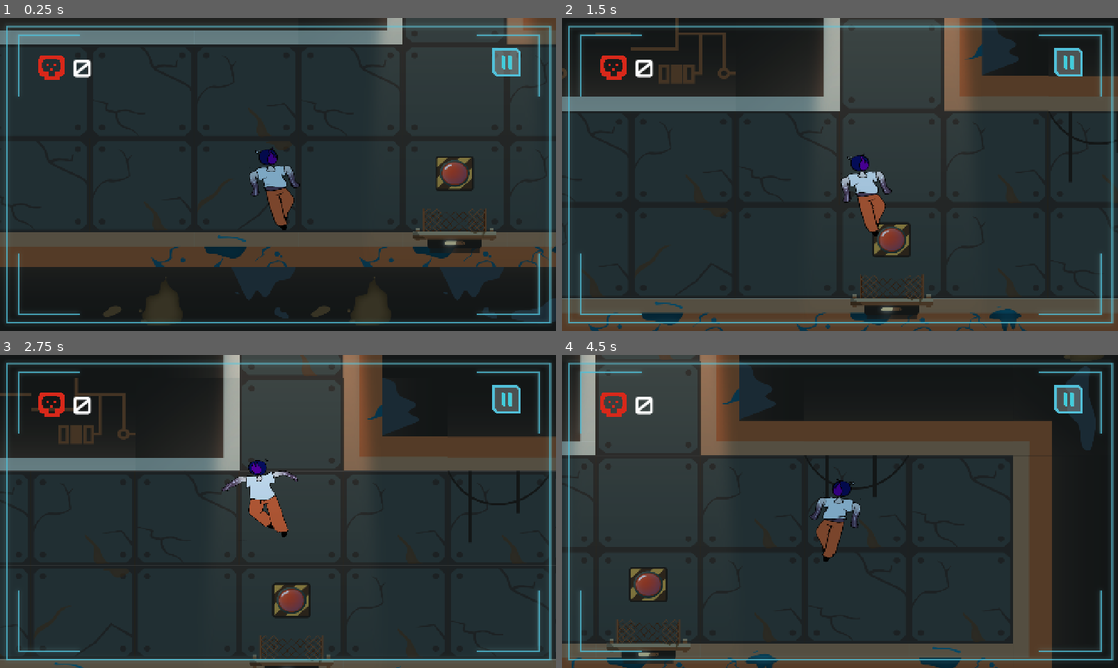
Above: before the commit, frames 1-4 (two rows, left to right).
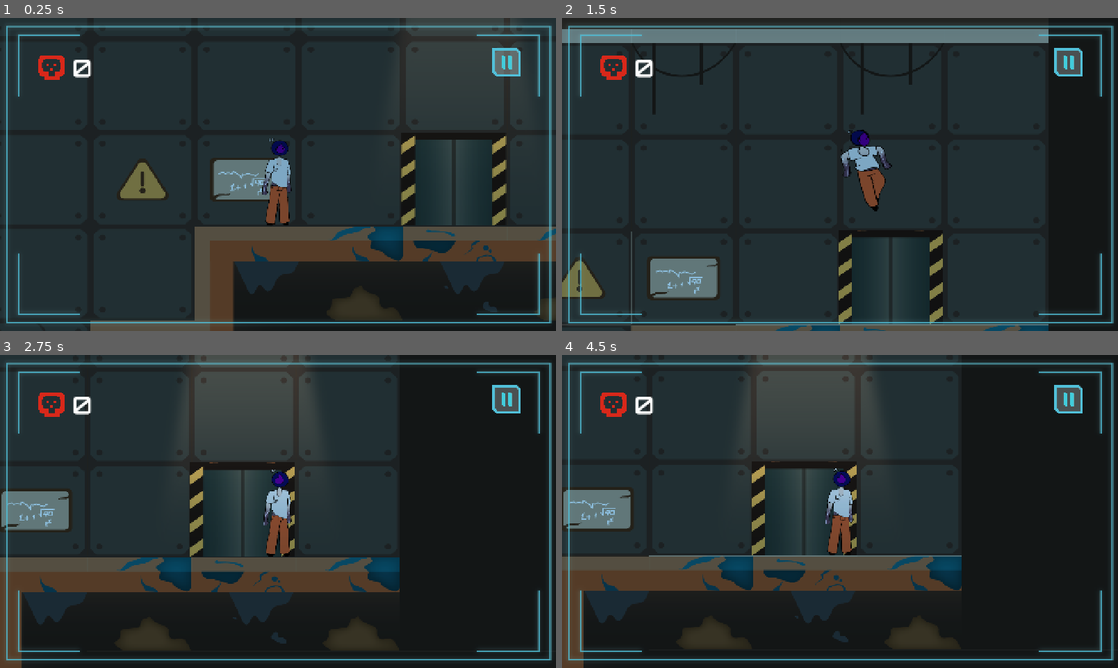
Above: after the commit, the same moments.

Repository: nati9v/Grupo-B
Game: Godot game, scene res://Scenes/Niveles/lvl1.tscn
The game is run twice, just before and just after one commit, with the same random seed, the same clock (stepped at 60 frames per second) and the same inputs.
Inputs (mouse positions are in pixels of both pictures, inside the frame that each line leads up to):
- Up to frame 1 (0.25 s): no input
- Up to frame 2 (1.5 s): tap Enter (ui_accept) at 0.5, 0.77, 0.8, 1.07, 1.35 s; move the mouse to (962, 158) at 0.52 s; hold Right (ui_right) from 0.53 s (still down); tap I (interact) at 0.6 s; move the mouse to (728, 190) at 1.27 s
- Up to frame 3 (2.75 s): tap Enter (ui_accept) at 1.52, 1.82, 2.3 s; tap I (interact) at 1.55, 2.1 s; move the mouse to (333, 442) at 2.02 s; release Right (ui_right) at 2.03 s; hold Left (ui_left) from 2.03 s (still down)
- Up to frame 4 (4.5 s): move the mouse to (812, 574) at 2.77 s; release Left (ui_left) at 2.78 s; hold Right (ui_right) 2.78-4.28 s; tap I (interact) at 2.85, 4.35 s; tap Enter (ui_accept) at 3.02, 3.32, 3.6, 3.77, 4.07 s; move the mouse to (1006, 558) at 3.52 s; move the mouse to (673, 464) at 4.27 s; hold Left (ui_left) from 4.28 s (still down)

The runs differ from the first frame. In frame 1, 24% of the frame differs, in the area x 0-100%, y 0-100%; in frame 2, 36%; in frame 3, 55%; in frame 4, 53%.

Commit message:
Ascensor y forma de pasar de nivel

Diff:
--- a/Code/pruebeteo_primus.gd
+++ b/Code/pruebeteo_primus.gd
@@ -1,12 +1,17 @@
 extends CharacterBody2D
 
 @export var speed: float = 400.0
+
 @export var jump_velocity: float = -700.0
+
 @export var gravedad: float = 900.0
 
 @export var coyote_time: float = 0.12
+
 var coyote_timer: float = 0.0
 var interact_target: Area2D = null
+var is_locked := false
+var can_move := true
 
 @export var fall_multiplier: float = 1.5
 @export var low_jump_multiplier: float = 2.0
@@ -39,12 +44,14 @@
 		velocity.y += gravedad * delta
 
 	# --- SALTO ---
-	if Input.is_action_just_pressed("ui_accept") and coyote_timer > 0:
+	if can_move and Input.is_action_just_pressed("ui_accept") and coyote_timer > 0:
 		velocity.y = jump_velocity
 		coyote_timer = 0
 
 	# --- MOVIMIENTO HORIZONTAL ---
-	var direction := Input.get_axis("ui_left", "ui_right")
+	var direction := 0
+	if can_move:
+		direction = Input.get_axis("ui_left", "ui_right")
 	if direction != 0:
 		velocity.x = direction * speed
 	else:
@@ -68,7 +75,7 @@
 		else:
 			play_anim("fall")   # SIEMPRE al bajar
 
-	if Input.is_action_just_pressed("interact"):
+	if can_move and Input.is_action_just_pressed("interact"):
 		for area in $Interactuador.get_overlapping_areas():
 			if area.is_in_group("interactable"):
 				area.press()
@@ -94,3 +101,9 @@
 		print("desconectado")
 		body.collision_layer = 2
 		body.collision_mask = 2
+
+
+func lock():
+	is_locked = true
+	velocity = Vector2.ZERO
+	set_physics_process(false)
--- a/Scenes/Mecanismos/Ascensor.tscn
+++ b/Scenes/Mecanismos/Ascensor.tscn
@@ -1,18 +1,21 @@
-[gd_scene load_steps=3 format=3 uid="uid://8rtcgs3pf50y"]
+[gd_scene load_steps=4 format=3 uid="uid://8rtcgs3pf50y"]
 
+[ext_resource type="Script" uid="uid://bka2ww803b4ef" path="res://Scenes/Mecanismos/Next_level.gd" id="1_3orr0"]
 [ext_resource type="Texture2D" uid="uid://dlih8k406n57h" path="res://arte/256/tileset-256-parte-vieja.png" id="1_13akm"]
 
 [sub_resource type="RectangleShape2D" id="RectangleShape2D_3orr0"]
-size = Vector2(256, 256)
+size = Vector2(128, 136)
 
-[node name="Ascensor" type="Node2D"]
+[node name="Ascensor" type="Area2D"]
+script = ExtResource("1_3orr0")
 
 [node name="Sprite2D" type="Sprite2D" parent="."]
 texture = ExtResource("1_13akm")
 region_enabled = true
 region_rect = Rect2(1792, 1024, 257, 256)
 
-[node name="Area2D" type="Area2D" parent="."]
+[node name="CollisionShape2D" type="CollisionShape2D" parent="."]
+position = Vector2(0, 4)
+shape = SubResource("RectangleShape2D_3orr0")
 
-[node name="CollisionShape2D" type="CollisionShape2D" parent="Area2D"]
-shape = SubResource("RectangleShape2D_3orr0")
+[connection signal="body_entered" from="." to="." method="_on_body_entered"]
--- /dev/null
+++ b/Scenes/Mecanismos/Next_level.gd
@@ -0,0 +1,16 @@
+extends Area2D
+
+@export var next_level_path : String
+
+func _ready():
+	body_entered.connect(_on_body_entered)
+
+func go_to_next_level():
+	set_monitoring(false)
+	await get_tree().create_timer(3).timeout
+	get_tree().change_scene_to_file(next_level_path)
+
+func _on_body_entered(body):
+	if body.is_in_group("player"):
+		body.can_move = false
+		go_to_next_level()
--- a/Scenes/Niveles/lvl1.tscn
+++ b/Scenes/Niveles/lvl1.tscn
@@ -369,10 +369,11 @@
 
 [node name="Ascensor" parent="." instance=ExtResource("8_lqu48")]
 position = Vector2(25981, -1665)
+next_level_path = "res://Scenes/Niveles/lvl2.tscn"
 
 [node name="Pruebeteoprimus" parent="." instance=ExtResource("7_6chae")]
 visibility_layer = 2
-position = Vector2(15055, 337)
+position = Vector2(25550, -1693)
 
 [node name="Camera2D" type="Camera2D" parent="Pruebeteoprimus"]
 visible = false
--- a/Scenes/pruebeteoprimus.tscn
+++ b/Scenes/pruebeteoprimus.tscn
@@ -146,7 +146,7 @@
 }]
 
 [sub_resource type="RectangleShape2D" id="RectangleShape2D_tm78e"]
-size = Vector2(14.1927, 2.66642)
+size = Vector2(24.963, 2.66642)
 
 [sub_resource type="RectangleShape2D" id="RectangleShape2D_pr7d6"]
 size = Vector2(19.3, 19.7337)
--- /dev/null
+++ b/UI-Escenas/Fin_del_nivel.tscn
@@ -0,0 +1,7 @@
+[gd_scene format=3 uid="uid://c0b61gyb2wb51"]
+
+[node name="FinDelNivel" type="Node2D"]
+
+[node name="ColorRect" type="ColorRect" parent="."]
+offset_right = 40.0
+offset_bottom = 40.0
Not shown, added: Scenes/Mecanismos/Next_level.gd.uid
